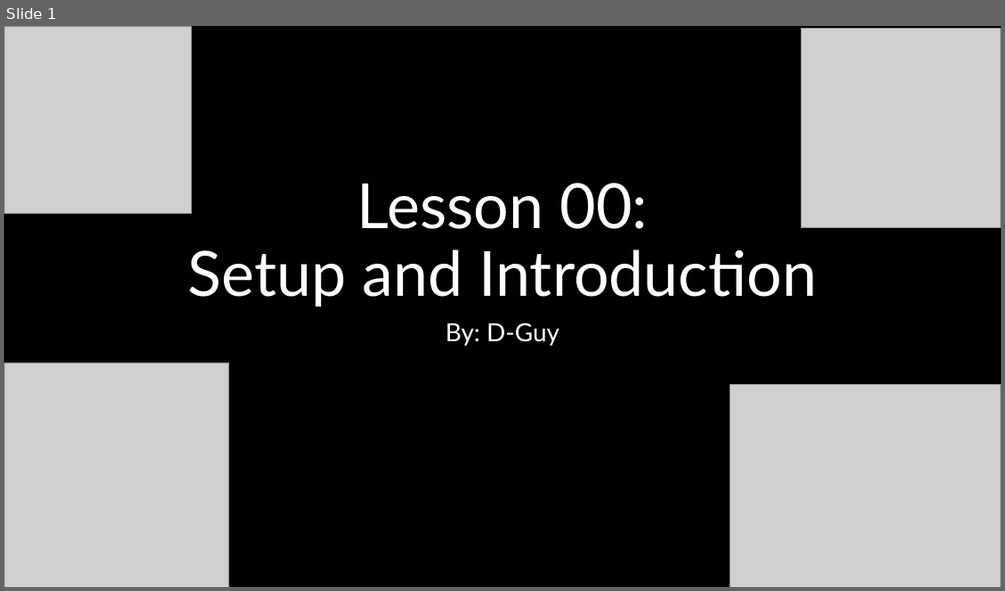
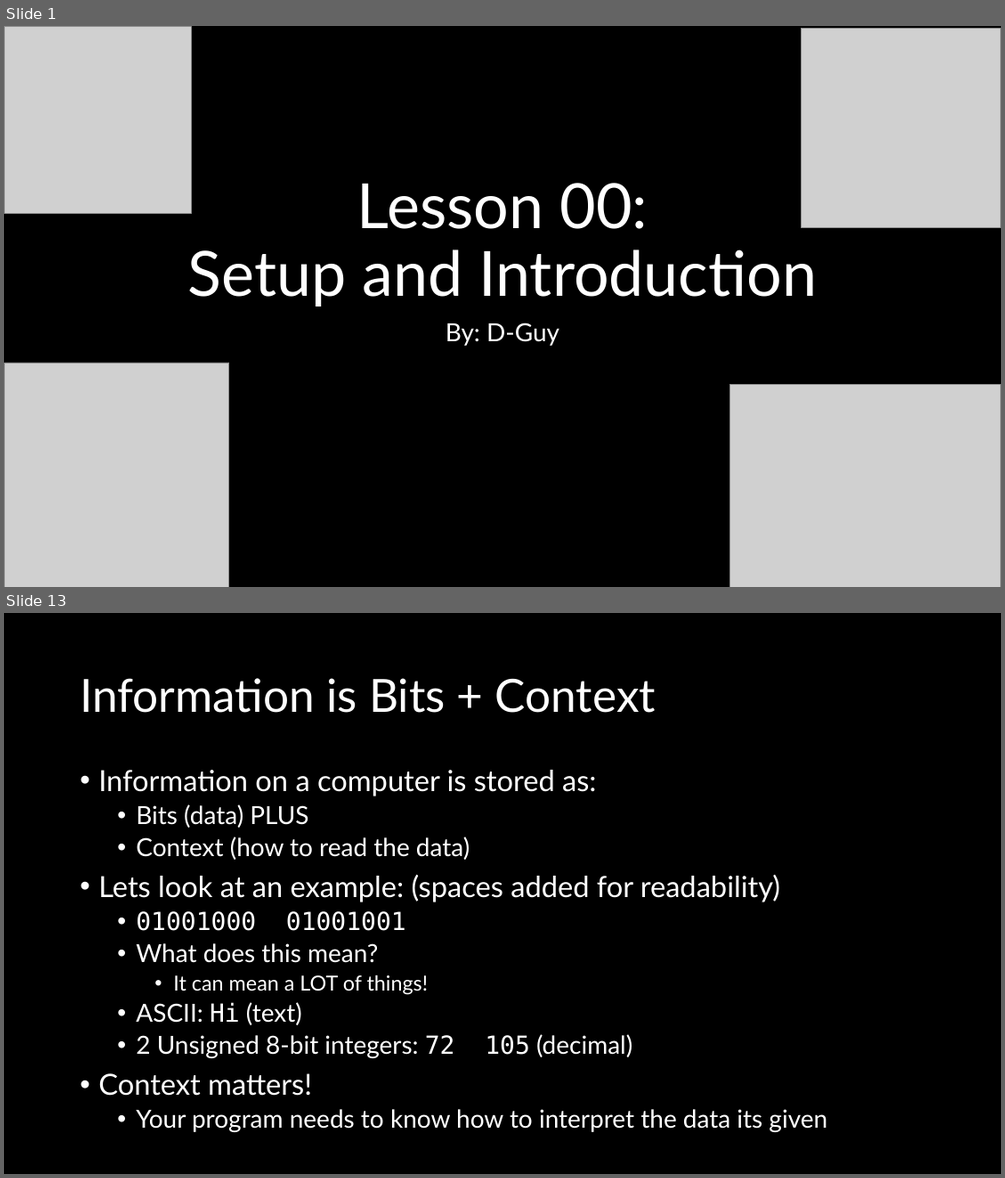
Before and after one commit to d-guh/computer-courses, a slide deck: lessons/00/lesson-00.pptx. Shown one above the other, each under a label of ours: slide 1 before the commit, slides 1 and 13 after it; the slides between them are not shown. The pictures are 1005x591 and 1005x1178 pixels, drawn with LibreOffice and Linux fonts; fonts in the diff are those of the drawing; grey boxes stand for pictures; background and template pictures are left out. Boxes give left, top, right and bottom in pixels: in the first picture for what was removed or moved away, otherwise in the second. Text is boxed around its words. In the diff, an @@ line names an element or a change of style, - is before the commit and + after.

```diff
--- a/lessons/00/lesson-00.pptx
+++ b/lessons/00/lesson-00.pptx
@@ slide 13 added at box(4, 613, 1001, 1174), background #000000 @@
@@ title added at box(80, 678, 655, 713), 44 pt, text #FFFFFF @@
+Information is Bits + Context
@@ text added at box(98, 770, 827, 1132), 24 pt, text #FFFFFF @@
+• Information on a computer is stored as:
+  • Bits (data) PLUS
+  • Context (how to read the data)
+• Lets look at an example: (spaces added for readability)
+  • 01001000 01001001
+  • What does this mean?
+    • It can mean a LOT of things!
+  • ASCII: Hi (text)
+  • 2 Unsigned 8-bit integers: 72 105 (decimal)
+• Context matters!
+  • Your program needs to know how to interpret the data its given
```
Also in this commit, not shown: 22 other slides added, 1 slide removed, 1 other file.
